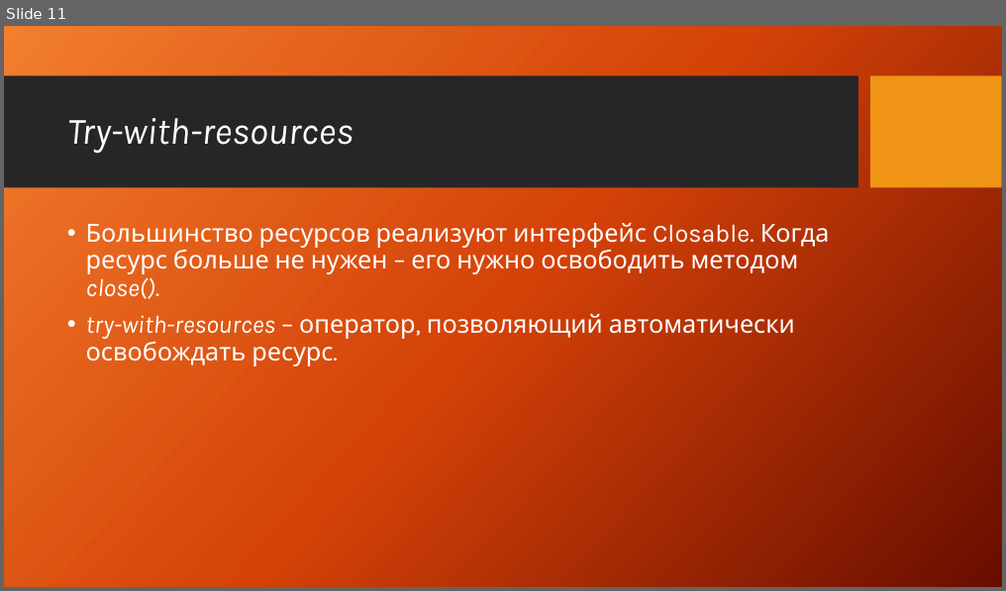
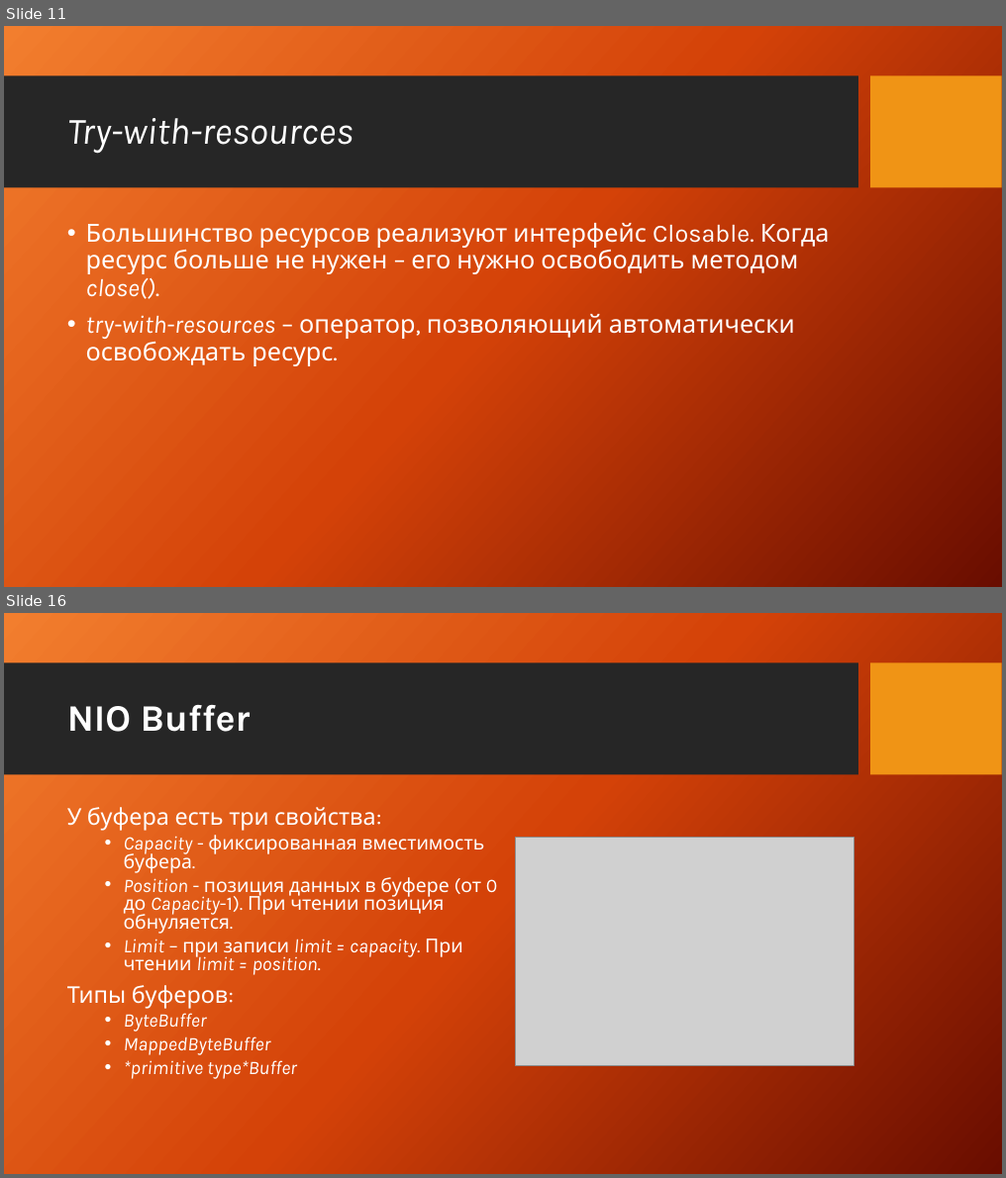
Before and after one commit to XLelarX/Courses, a slide deck: io/presentation.pptx. Shown one above the other, each under a label of ours: slide 11 before the commit, slides 11 and 16 after it; the slides between them are not shown. The pictures are 1006x591 and 1006x1178 pixels, drawn with LibreOffice and Linux fonts; fonts in the diff are those of the drawing; grey boxes stand for pictures; background and template pictures are left out. Boxes give left, top, right and bottom in pixels: in the first picture for what was removed or moved away, otherwise in the second. Text is boxed around its words. In the diff, an @@ line names an element or a change of style, - is before the commit and + after.

```diff
--- a/io/presentation.pptx
+++ b/io/presentation.pptx
@@ slide 16 added at bbox=[4, 613, 1002, 1174], background picture (left out); not listed: 2 template elements that a slide beside it also shows @@
@@ title added at bbox=[67, 705, 251, 732], 36 pt, text #FFFFFF, bold @@
+NIO Buffer
@@ text added at bbox=[67, 807, 498, 1079], 18.5 pt, text #FFFFFF @@
+У буфера есть три свойства:
+  • Capacity - фиксированная вместимость буфера.
+  • Position - позиция данных в буфере (от 0 до Capacity-1). При чтении позиция обнуляется.
+  • Limit – при записи limit = capacity. При чтении limit = position.
+Типы буферов:
+  • ByteBuffer
+  • MappedByteBuffer
+  • *primitive type*Buffer
@@ picture added at bbox=[515, 838, 853, 1065] @@
```
Also in this commit, not shown: 12 slides changed, 8 other slides added, 4 other files.
